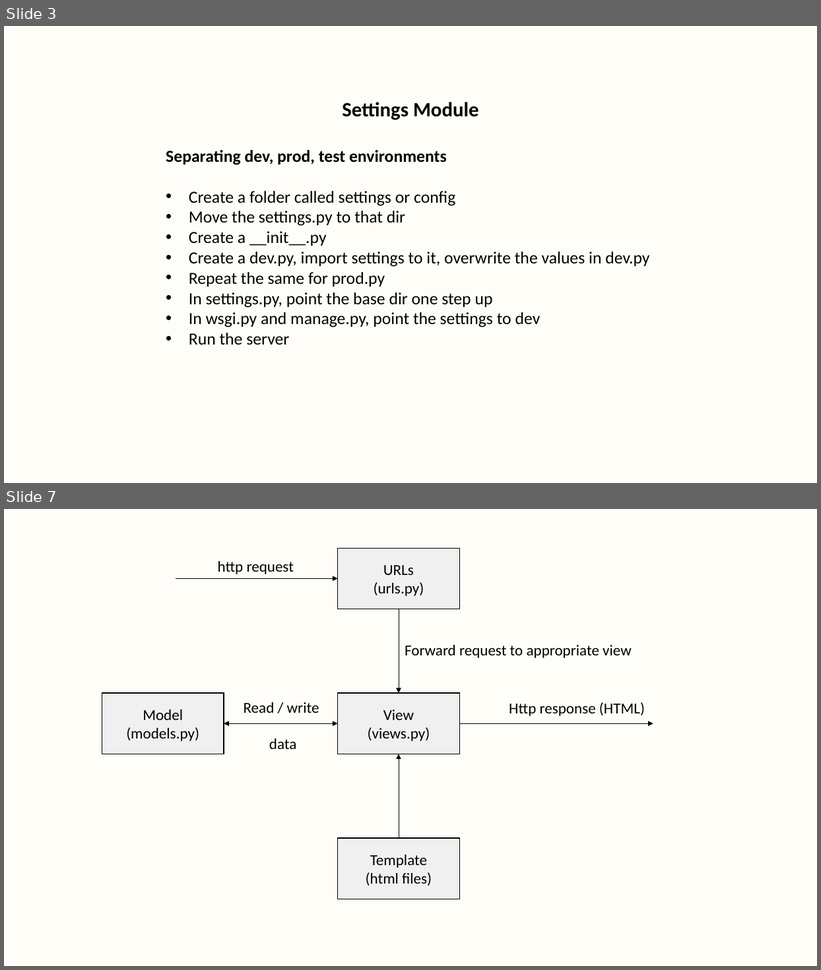
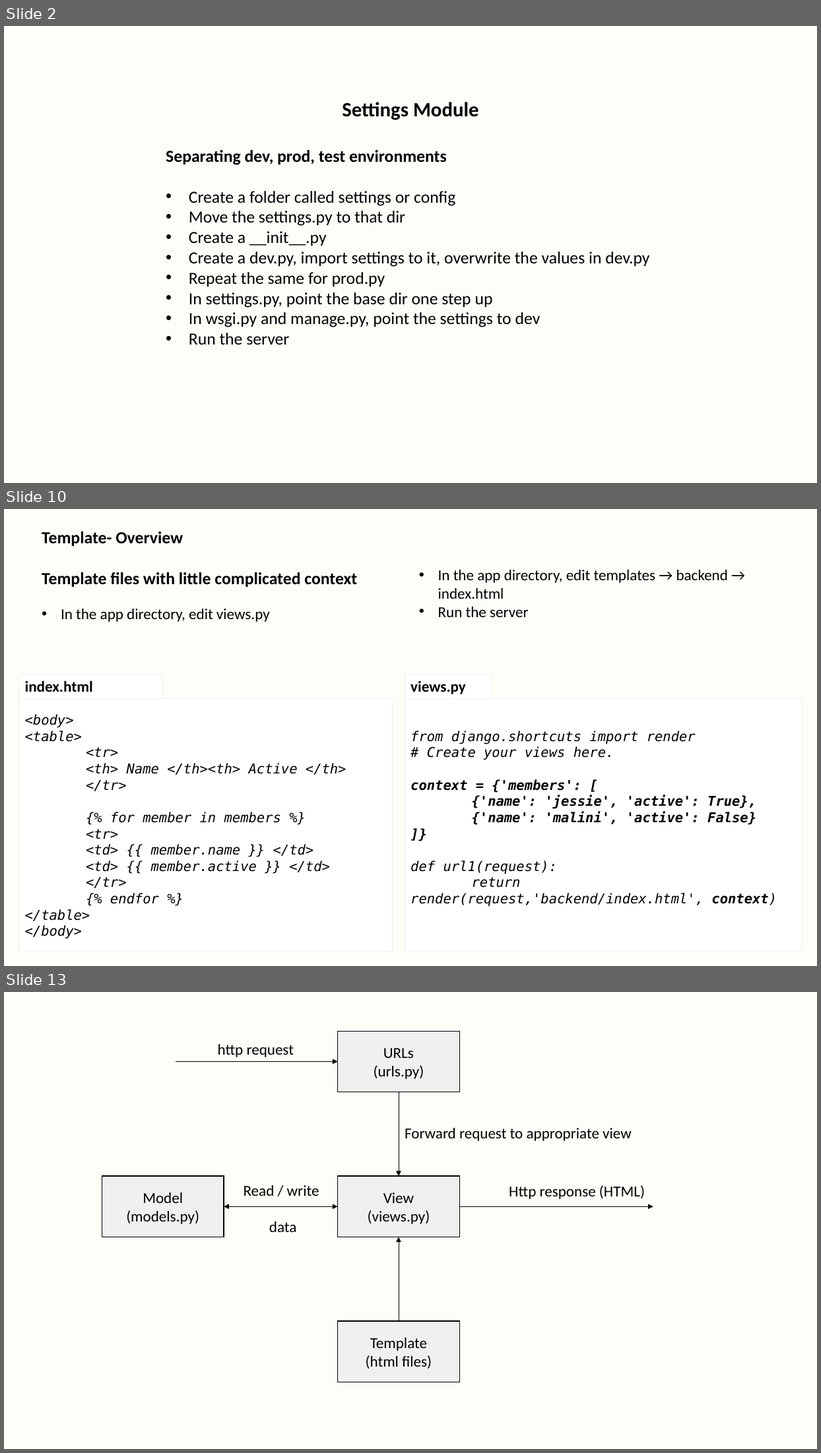
Before and after one commit to dharaneya/gym_web_app, a slide deck: practical_notes.pptx. Shown one above the other, each under a label of ours: slides 3 and 7 before the commit, slides 2, 10 and 13 after it; the slides between them are not shown. The pictures are 821x970 and 821x1453 pixels, drawn with LibreOffice and Linux fonts; fonts in the diff are those of the drawing. Boxes give left, top, right and bottom in pixels: in the first picture for what was removed or moved away, otherwise in the second. Text is boxed around its words. In the diff, an @@ line names an element or a change of style, - is before the commit and + after.

Commit message:
adding templates with context slides

```diff
--- a/practical_notes.pptx
+++ b/practical_notes.pptx
@@ slide 10 added at box(4, 509, 817, 966), background #FEFDF8 @@
@@ text added at box(42, 531, 728, 622), 18 pt, text #000000 @@
+Template- Overview
+Template files with little complicated context
+• In the app directory, edit views.py
+• In the app directory, edit templates → backend → index.html
+• Run the server
@@ group added at box(19, 674, 803, 952): 4 rectangles @@
+<body>
+<table>
+<tr>
+<th> Name </th><th> Active </th>
+</tr>
+{% for member in members %}
+<tr>
+<td> {{ member.name }} </td>
+<td> {{ member.active }} </td>
+</tr>
+{% endfor %}
+</table>
+</body>
+index.html
+from django.shortcuts import render
+# Create your views here.
+context = {'members': [
+{'name': 'jessie', 'active': True},
+{'name': 'malini', 'active': False}
+]}
+def url1(request):
+return render(request,'backend/index.html', context)
+views.py
@@ what was slide 3 is now slide 2 @@
@@ what was slide 7 is now slide 13 @@
```
Also in this commit, not shown: 4 slides changed, 5 other slides added, 1 other file.
